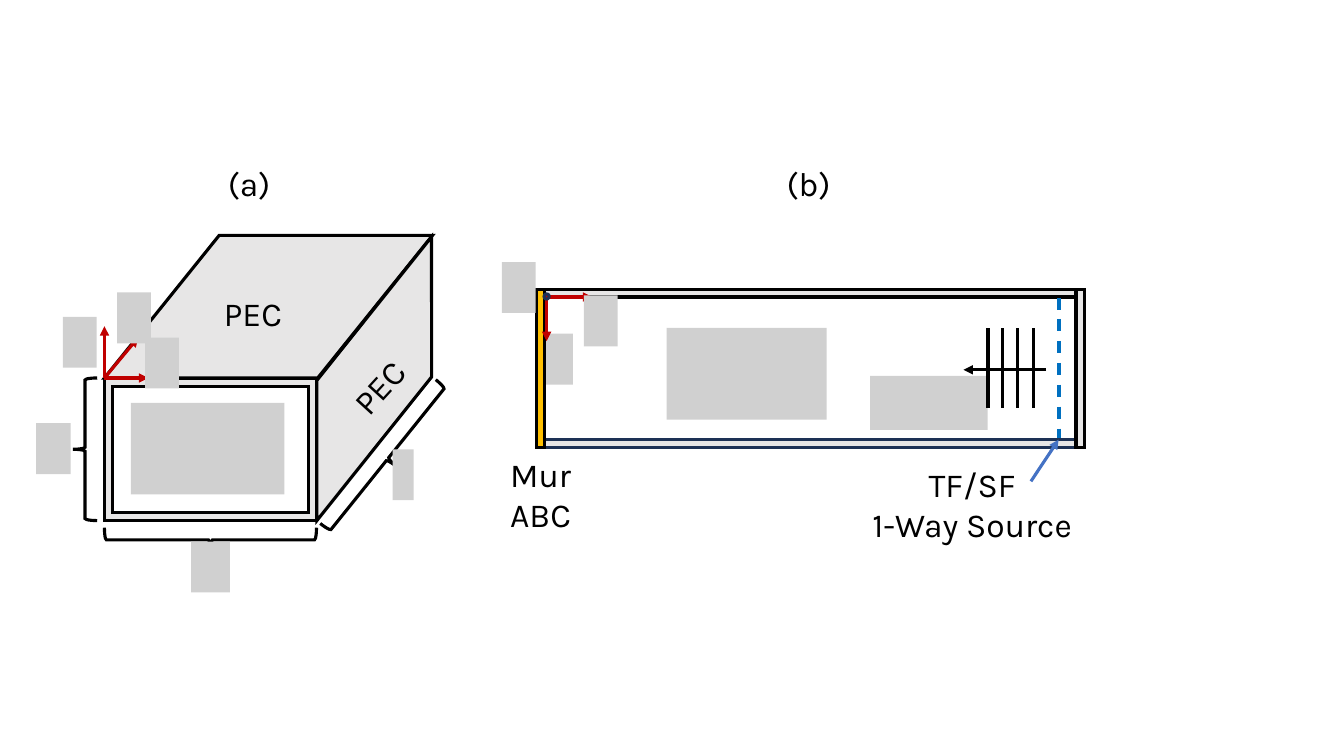
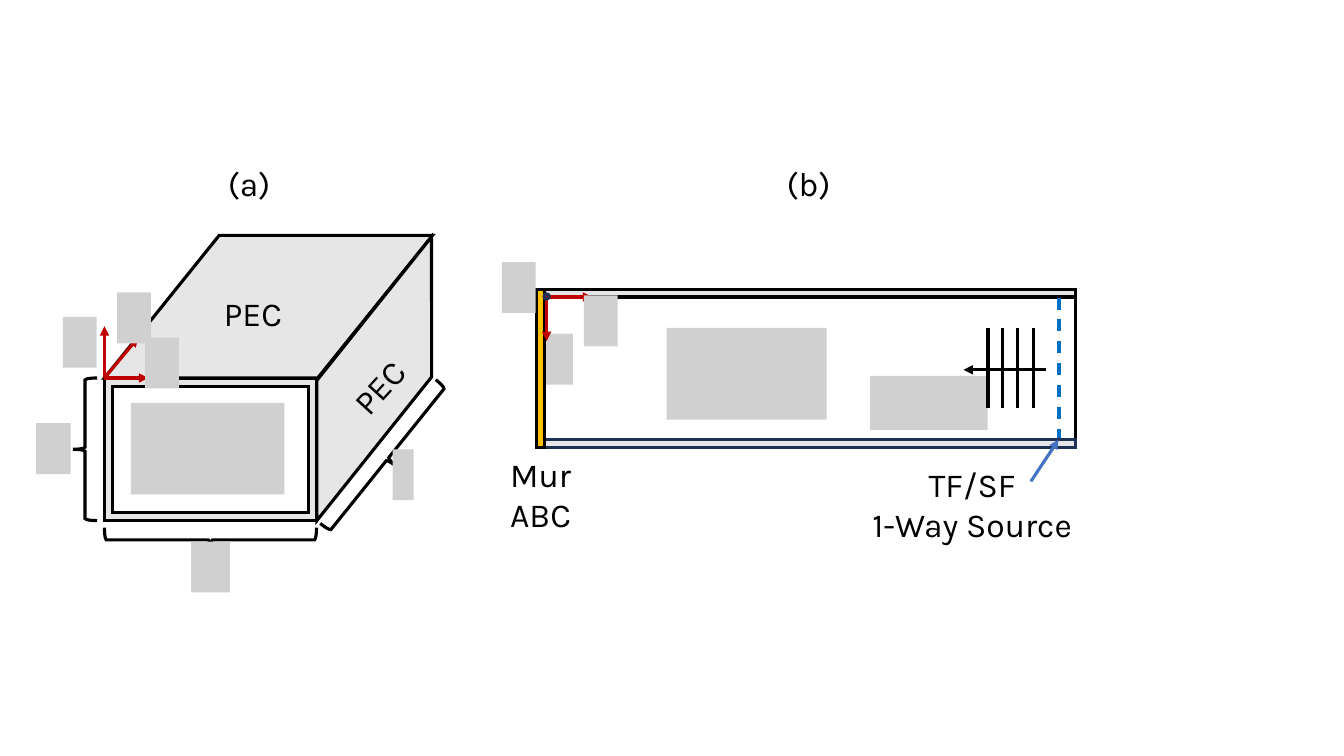
Before and after one commit to samwyss/fdtd-waveguide, a slide deck: slide 1 of report/figures/Figures.pptx. Drawn at 1344x756 pixels with LibreOffice and Linux fonts; fonts in the diff are those of the drawing; grey boxes stand for pictures. Boxes give left, top, right and bottom in pixels: in the first picture for what was removed or moved away, otherwise in the second. Text is boxed around its words. In the diff, an @@ line names an element or a change of style, - is before the commit and + after.

Commit message:
updated presentation

```diff
--- a/report/figures/Figures.pptx
+++ b/report/figures/Figures.pptx
@@ rectangle removed at (1076,289,1084,447) @@
```
Also in this commit, not shown: 5 other files.
